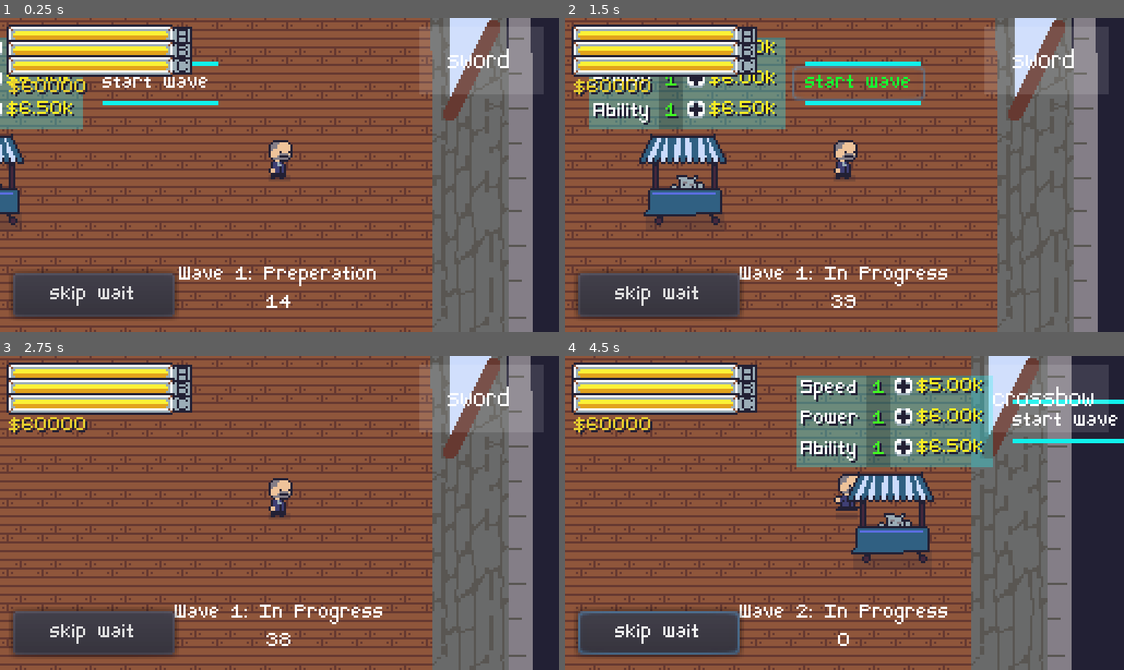
Above: before the commit, frames 1-4 (two rows, left to right).
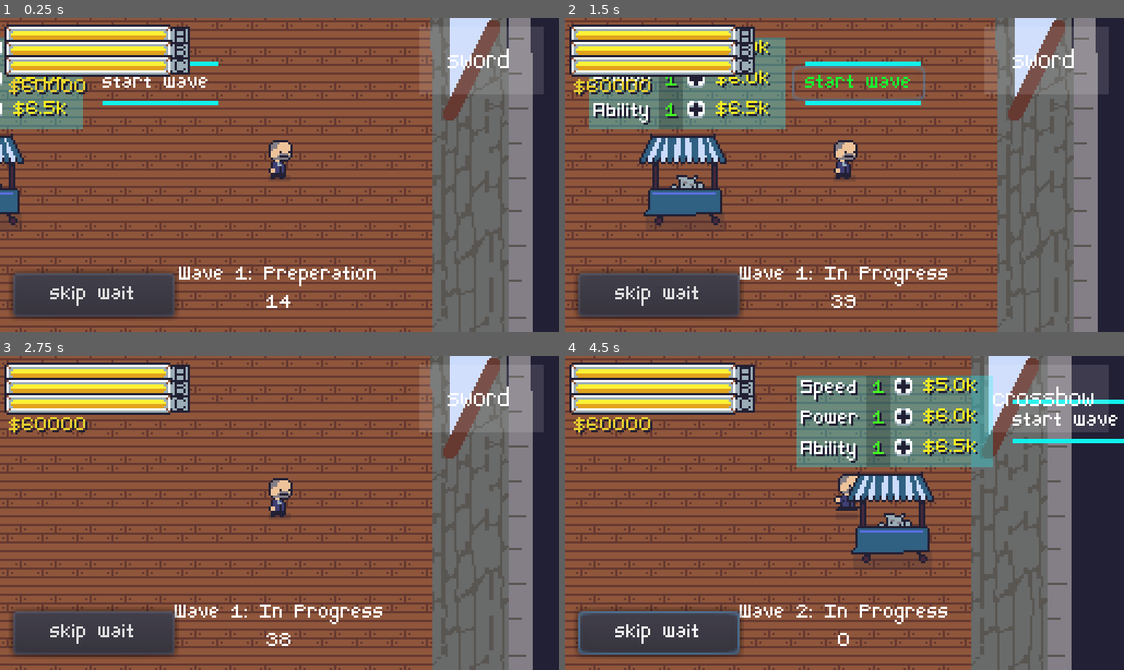
Above: after the commit, the same moments.

Repository: jiink/treasury-trouble
Game: Godot game, scene res://treasury.tscn
Two runs of this game, one before a commit and one after it. Both use one fixed random seed, a clock stepped at 60 frames per second and the inputs below.
Inputs (mouse positions are in pixels of both pictures, inside the frame that each line leads up to):
- Up to frame 1 (0.25 s): no input
- Up to frame 2 (1.5 s): click (682, 49) at 0.52 s; click "start wave" at 1.25 s
- Up to frame 3 (2.75 s): click "start wave" at 2 s
- Up to frame 4 (4.5 s): click "skip wait" at 2.75 s; click "skip wait" at 3.5 s; move the mouse to (967, 497) at 4.27 s; hold D (right) from 4.28 s (still down); tap Space (a) at 4.35 s

The runs differ from the first frame. In frame 1, 1.2% of the frame differs, in the area x 0-35%, y 2-32%; in frame 2, 1.4%; in frame 3, 0.6%; in frame 4, 1.9%, in the area x 0-75%, y 2-32%.

Commit message:
fix hud bars

Diff:
--- a/hud.tscn
+++ b/hud.tscn
@@ -3,9 +3,9 @@
 [ext_resource path="res://fonts/small.tres" type="DynamicFont" id=1]
 [ext_resource path="res://equipped_wep.gd" type="Script" id=2]
 [ext_resource path="res://fonts/little.tres" type="DynamicFont" id=3]
-[ext_resource path="res://moneyguage.png" type="Texture" id=4]
-[ext_resource path="res://moneyguagefilling.png" type="Texture" id=5]
-[ext_resource path="res://player/guage.gd" type="Script" id=6]
+[ext_resource path="res://moneyguagefilling.png" type="Texture" id=4]
+[ext_resource path="res://player/guage.gd" type="Script" id=5]
+[ext_resource path="res://moneyguage.png" type="Texture" id=6]
 [ext_resource path="res://total.gd" type="Script" id=7]
 [ext_resource path="res://skip_wait_btn.gd" type="Script" id=8]
 
@@ -41,60 +41,75 @@
 autowrap = true
 
 [node name="guage_a" type="TextureProgress" parent="."]
-margin_left = 3.0
-margin_top = 3.0
-margin_right = 88.0
-margin_bottom = 13.0
+margin_left = 5.0
+margin_top = 6.0
+margin_right = 90.0
+margin_bottom = 16.0
 value = 37.0
-texture_under = ExtResource( 4 )
-texture_progress = ExtResource( 5 )
-script = ExtResource( 6 )
+texture_progress = ExtResource( 4 )
+script = ExtResource( 5 )
 
 [node name="Label" type="Label" parent="guage_a"]
-margin_left = 78.0
-margin_top = 1.0
-margin_right = 118.0
-margin_bottom = 15.0
+margin_left = 75.0
+margin_top = -2.0
+margin_right = 86.0
+margin_bottom = 12.0
 custom_fonts/font = ExtResource( 3 )
 custom_colors/font_color = Color( 0.133333, 0.12549, 0.203922, 1 )
 text = "A"
 
+[node name="moneyguage" type="Sprite" parent="guage_a"]
+show_behind_parent = true
+position = Vector2( -3, -3 )
+texture = ExtResource( 6 )
+centered = false
+
 [node name="guage_a2" type="TextureProgress" parent="."]
-margin_left = 3.0
-margin_top = 10.0
-margin_right = 88.0
-margin_bottom = 20.0
+margin_left = 5.0
+margin_top = 13.0
+margin_right = 90.0
+margin_bottom = 23.0
 value = 37.0
-texture_under = ExtResource( 4 )
-texture_progress = ExtResource( 5 )
-script = ExtResource( 6 )
+texture_progress = ExtResource( 4 )
+script = ExtResource( 5 )
 letter = "b"
 
 [node name="Label2" type="Label" parent="guage_a2"]
-margin_left = 78.0
-margin_top = 1.0
-margin_right = 118.0
-margin_bottom = 15.0
+margin_left = 75.0
+margin_top = -2.0
+margin_right = 87.0
+margin_bottom = 12.0
 custom_fonts/font = ExtResource( 3 )
 custom_colors/font_color = Color( 0.133333, 0.12549, 0.203922, 1 )
 text = "B"
 
+[node name="moneyguage2" type="Sprite" parent="guage_a2"]
+show_behind_parent = true
+position = Vector2( -3, -3 )
+texture = ExtResource( 6 )
+centered = false
+
+[node name="moneyguage3" type="Sprite" parent="."]
+show_behind_parent = true
+position = Vector2( 2, 17 )
+texture = ExtResource( 6 )
+centered = false
+
 [node name="guage_a3" type="TextureProgress" parent="."]
-margin_left = 3.0
-margin_top = 17.0
-margin_right = 88.0
-margin_bottom = 27.0
+margin_left = 5.0
+margin_top = 20.0
+margin_right = 90.0
+margin_bottom = 30.0
 value = 37.0
-texture_under = ExtResource( 4 )
-texture_progress = ExtResource( 5 )
-script = ExtResource( 6 )
+texture_progress = ExtResource( 4 )
+script = ExtResource( 5 )
 letter = "c"
 
 [node name="Label3" type="Label" parent="guage_a3"]
-margin_left = 78.0
-margin_top = 1.0
-margin_right = 118.0
-margin_bottom = 15.0
+margin_left = 75.0
+margin_top = -2.0
+margin_right = 84.0
+margin_bottom = 12.0
 custom_fonts/font = ExtResource( 3 )
 custom_colors/font_color = Color( 0.133333, 0.12549, 0.203922, 1 )
 text = "C"
--- a/room/shop/upgradebtn.gd
+++ b/room/shop/upgradebtn.gd
@@ -43,4 +43,4 @@
 		"abl":
 			price = 6500
 
-	price_tag.text = "$%1.2fk" % (price * 0.001)
+	price_tag.text = "$%1.1fk" % (price * 0.001)
Binary file changed: moneyguagefilling.png
